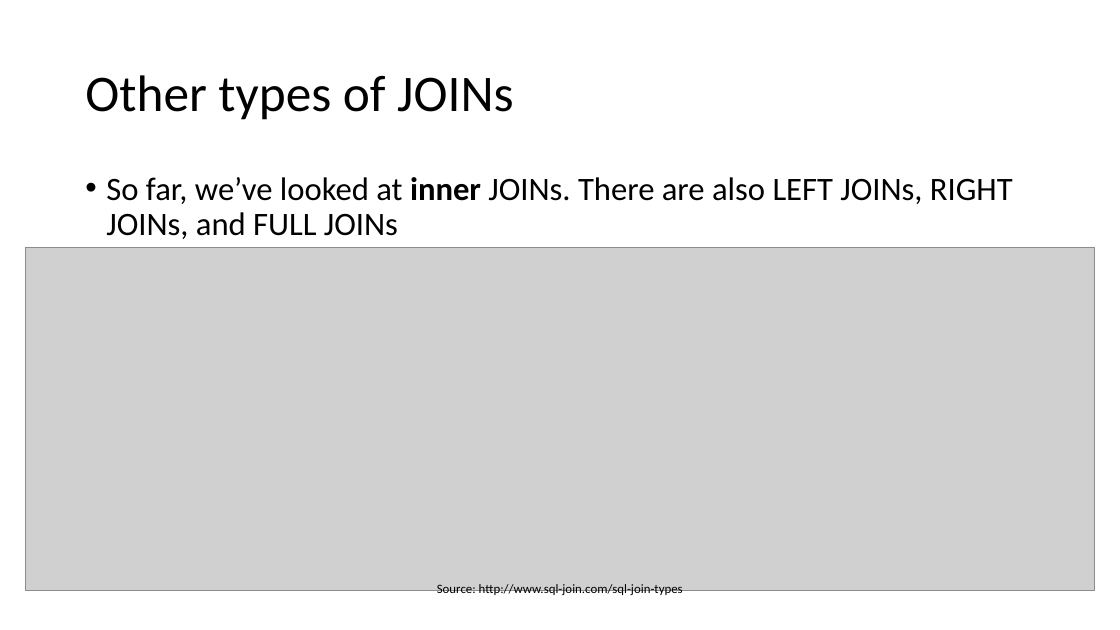
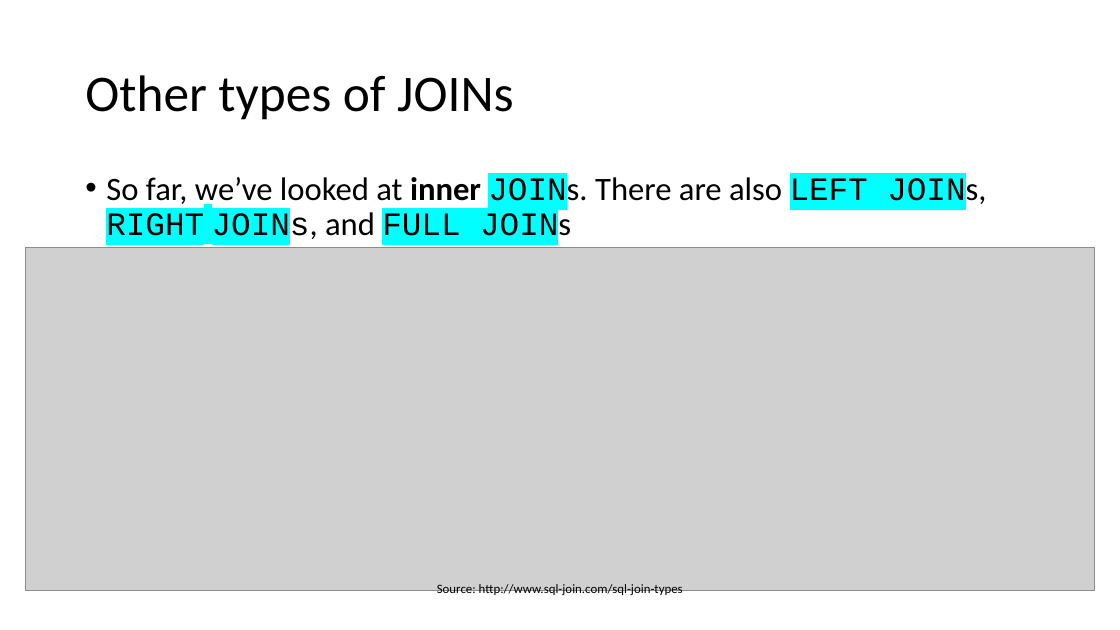
Before and after one commit to TataAndBigData/Practical-ML-DS, a slide deck: slide 13 of Chapter 2. Python for Data Scientists/Module 2. SQL/1. SQL Joins.pptx. Drawn at 1120x630 pixels with LibreOffice and Linux fonts; fonts in the diff are those of the drawing; grey boxes stand for pictures. Boxes give left, top, right and bottom in pixels: in the first picture for what was removed or moved away, otherwise in the second. Text is boxed around its words. In the diff, an @@ line names an element or a change of style, - is before the commit and + after.

Commit message:
finished joins

```diff
--- a/Chapter 2. Python for Data Scientists/Module 2. SQL/1. SQL Joins.pptx
+++ b/Chapter 2. Python for Data Scientists/Module 2. SQL/1. SQL Joins.pptx
@@ text "So far, we’ve looked at ..." at (106,176,986,244): font Calibri to Courier New, highlight none to #00FFFF in "JOINs. LEFT JOINs, RIGHT JOINs, FULL JOINs" @@
```
Also in this commit, not shown: 3 other slides changed, 5 slides added.
